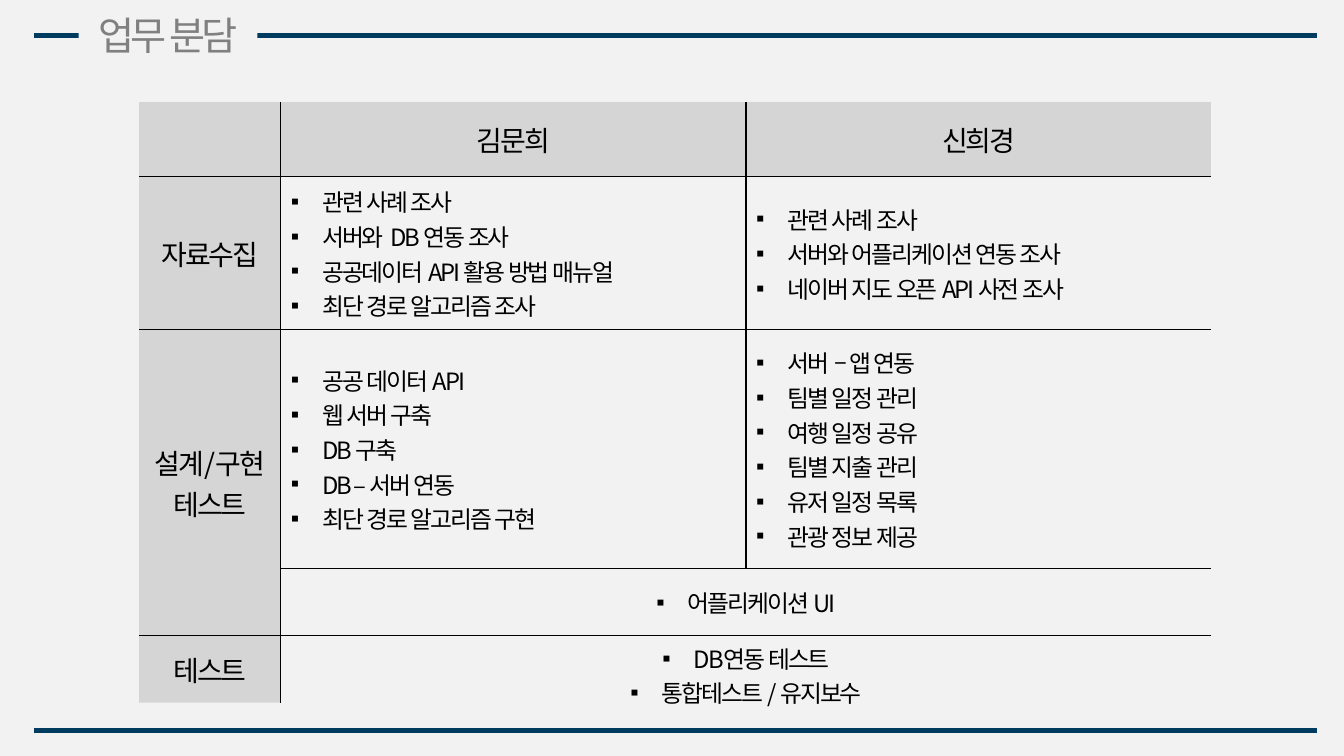
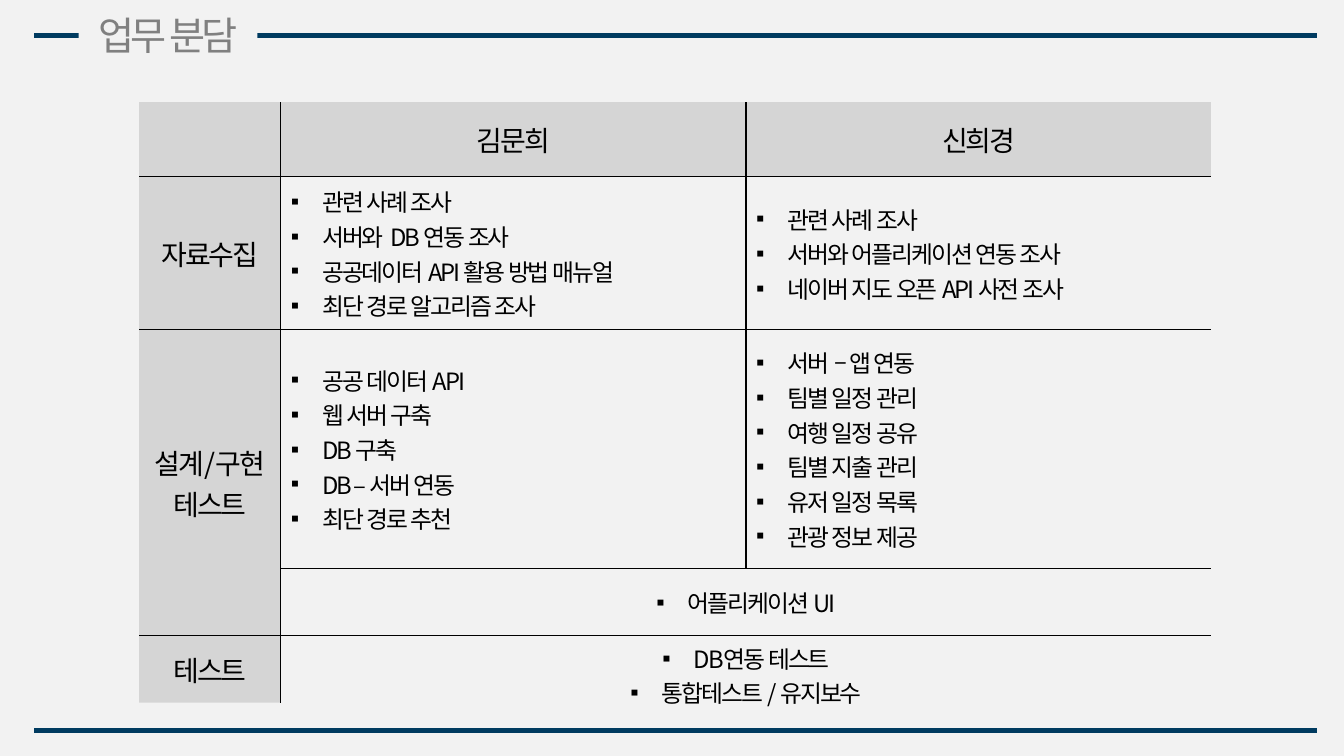
Before and after one commit to gmlrud1211/project, a slide deck: slide 22 of document/제안서.pptx (slide 18 before the commit). Drawn at 1344x756 pixels with LibreOffice and Linux fonts; fonts in the diff are those of the drawing. Boxes give left, top, right and bottom in pixels: in the first picture for what was removed or moved away, otherwise in the second. Text is boxed around its words. In the diff, an @@ line names an element or a change of style, - is before the commit and + after.

```diff
--- a/document/제안서.pptx
+++ b/document/제안서.pptx
@@ table at bbox=[139, 102, 1212, 708] @@
-row 3, column 2: 공공 데이터 API / 웹 서버 구축 / DB 구축 / DB – 서버 연동 / 최단 경로 알고리즘 구현
+row 3, column 2: 공공 데이터 API / 웹 서버 구축 / DB 구축 / DB – 서버 연동 / 최단 경로 추천
```
Also in this commit, not shown: 12 other slides changed, 4 slides added.
